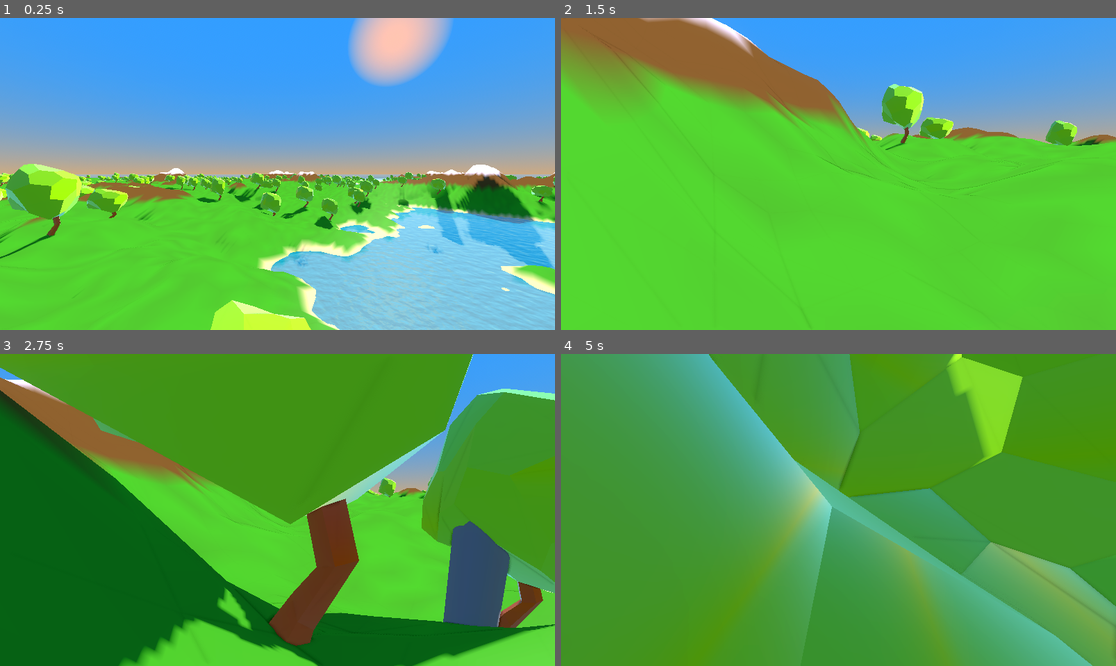
Above: before the commit, frames 1-4 (two rows, left to right).
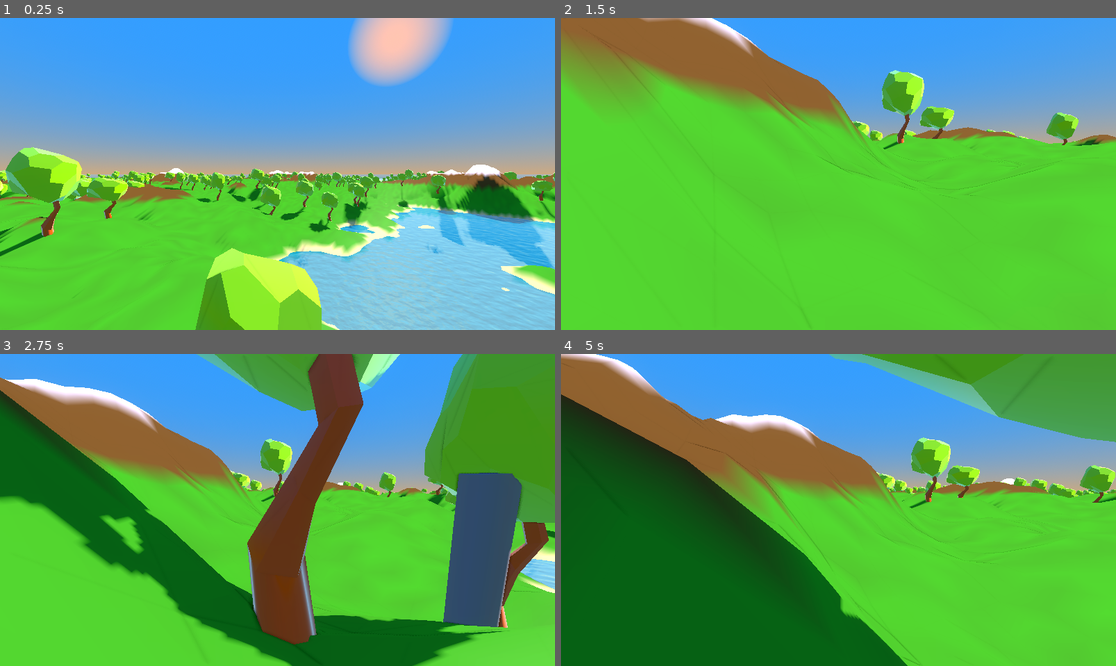
Above: after the commit, the same moments.

Repository: LeonardoLeporati7/Procedural-safari
Game: Godot game, scene res://node_2d.tscn
Same seed, same stepped clock (60 frames per second), same inputs: the game is played once before the commit and once after it.
Inputs (mouse positions are in pixels of both pictures, inside the frame that each line leads up to):
- Up to frame 1 (0.25 s): no input
- Up to frame 2 (1.5 s): tap Enter (ui_accept) at 0.5, 0.77 s; move the mouse to (960, 158) at 0.52 s; hold Right (ui_right) 0.53-1.28 s; hold A (a) 0.53-1.28 s; click (960, 158) at 0.67 s; tap D (d) at 0.8, 1.35 s; move the mouse to (810, 174) at 1.27 s; hold Up (ui_up) from 1.28 s (still down)
- Up to frame 3 (2.75 s): keep holding Up (ui_up); tap Enter (ui_accept) at 1.52, 2 s; tap S (s) at 1.55 s; move the mouse to (288, 503) at 2.02 s; hold S (s) from 2.03 s (still down); tap W (w) at 2.3 s
- Up to frame 4 (5 s): keep holding Up (ui_up); move the mouse to (832, 516) at 2.77 s; release S (s) at 2.78 s; tap W (w) at 2.85 s; click (832, 516) at 2.92 s; tap Enter (ui_accept) at 3.02, 3.77, 4.52 s; tap A (a) at 3.05 s; move the mouse to (877, 513) at 3.52 s; hold A (a) 3.53-4.28 s; tap D (d) at 3.8 s; move the mouse to (794, 506) at 4.27 s; tap Ctrl (ctrl) at 4.35 s; tap S (s) at 4.55 s

The runs differ from the first frame. In frame 1, 11% of the frame differs, in the area x 0-100%, y 41-100%; in frame 2, 2.1%; in frame 3, 58%; in frame 4, 97%, in the area x 0-100%, y 0-100%.

Commit message:
Adjust tree instance transform and vertical offset
Change MultiMesh instance transform ordering and vertical offset for placed trees: set the instance origin from placed[i] first, then apply a smaller upward translation (y=3 instead of y=5) and remove the additional +1.5 origin offset. Also include small comment/text tweaks in scatter.gd. This adjusts how trees are positioned relative to terrain and cleans up some comments.

Diff:
--- a/pistolo/Scripts/scatter.gd
+++ b/pistolo/Scripts/scatter.gd
@@ -16,7 +16,7 @@
 
 
 func apply_scatter(vertices: PackedVector3Array, terrain_size: float, terrain_height: float) -> void:
-	# Raccoglie i vertici validi
+
 	var candidates : PackedVector3Array = []
 	for v in vertices:
 		var dist := Vector2(v.x, v.z).length() / (terrain_size * 0.5)
@@ -24,7 +24,7 @@
 		if hp >= hp_min and hp <= hp_max and dist <= dist_max:
 			candidates.append(v)
 
-	# Mesh albero: caricata dal .glb
+	# Mesh alber
 	var scene : PackedScene = preload("res://assets/tree1/Untitled.gltf")
 	var temp  : Node3D      = scene.instantiate()
 
@@ -35,7 +35,7 @@
 	remove_child(temp)
 	temp.queue_free()
 
-	# Piazza alberi rispettando la distanza minima
+
 	var tempArr := Array(candidates)
 	tempArr.shuffle()
 	candidates = PackedVector3Array(tempArr)
@@ -63,8 +63,8 @@
 	for i in placed.size():
 		var t := Transform3D()
 		t = t.scaled(Vector3(randi_range(5.0, 8), randi_range(5.0, 8), randi_range(5.0, 8)))
-		t = t.translated(Vector3(0.0, 5.0, 0.0))
-		t.origin = placed[i] + Vector3(0, 1.5, 0)
+		t.origin = placed[i]
+		t = t.translated(Vector3(0.0, 3, 0.0))
 		mm.set_instance_transform(i, t)
 
 	var mmi := MultiMeshInstance3D.new()
